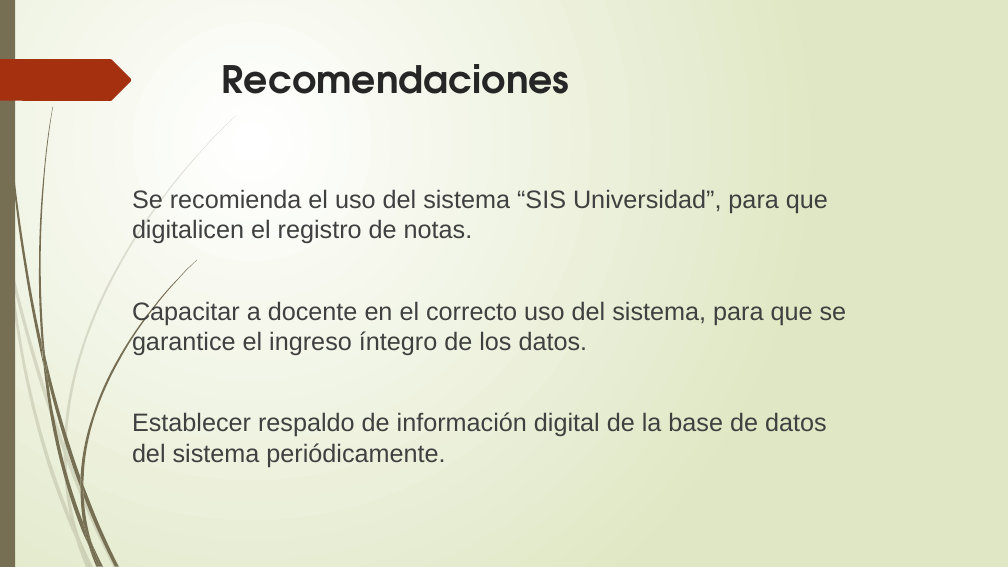
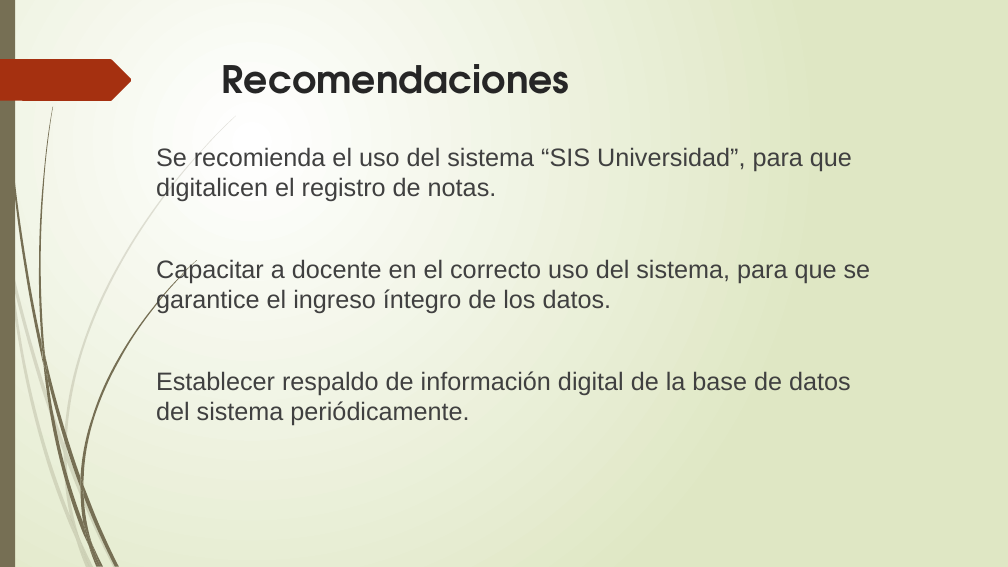
Before and after one commit to francha23/sistema-de-notas, a slide deck: slide 14 of Presentacion/El principio de la sabiduría es el temor.pptx (slide 15 before the commit). Drawn at 1008x567 pixels with LibreOffice and Linux fonts; fonts in the diff are those of the drawing. Boxes give left, top, right and bottom in pixels: in the first picture for what was removed or moved away, otherwise in the second. Text is boxed around its words. In the diff, an @@ line names an element or a change of style, - is before the commit and + after.

```diff
--- a/Presentacion/El principio de la sabiduría es el temor.pptx
+++ b/Presentacion/El principio de la sabiduría es el temor.pptx
@@ text "Se recomienda el uso del ...": place and size @@
-text "Se recomienda el uso del ..." at [132,189,847,467]
+text "Se recomienda el uso del ..." at [156,147,871,426]
```
Also in this commit, not shown: 9 other slides changed, 1 slide removed.
